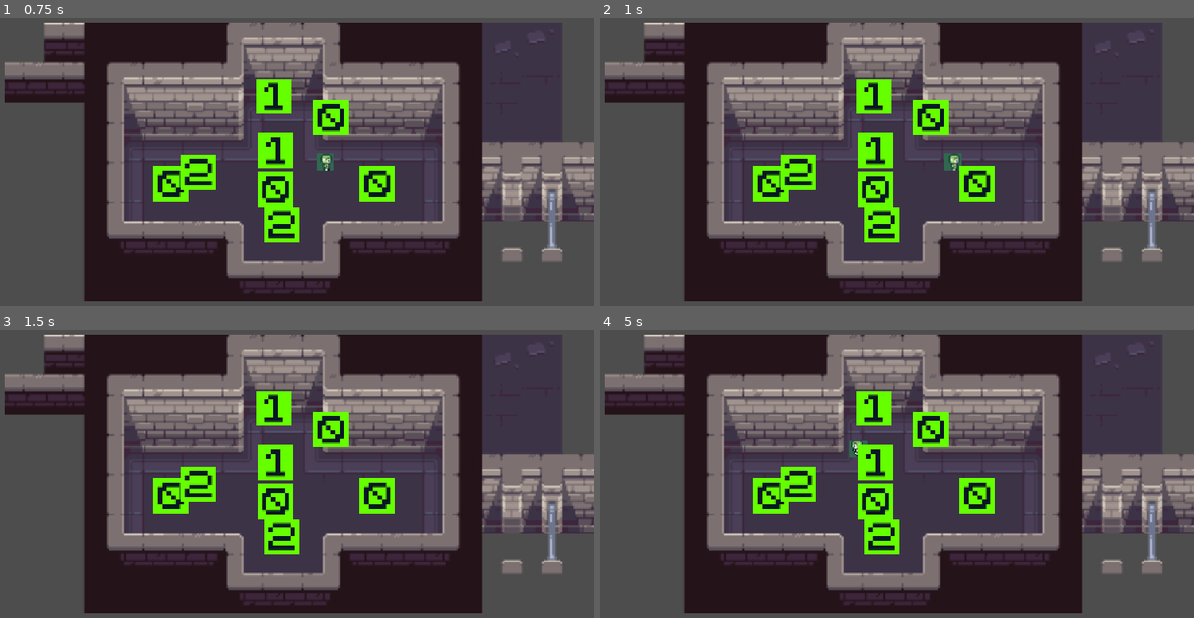
Above: before the commit, frames 1-4 (two rows, left to right).
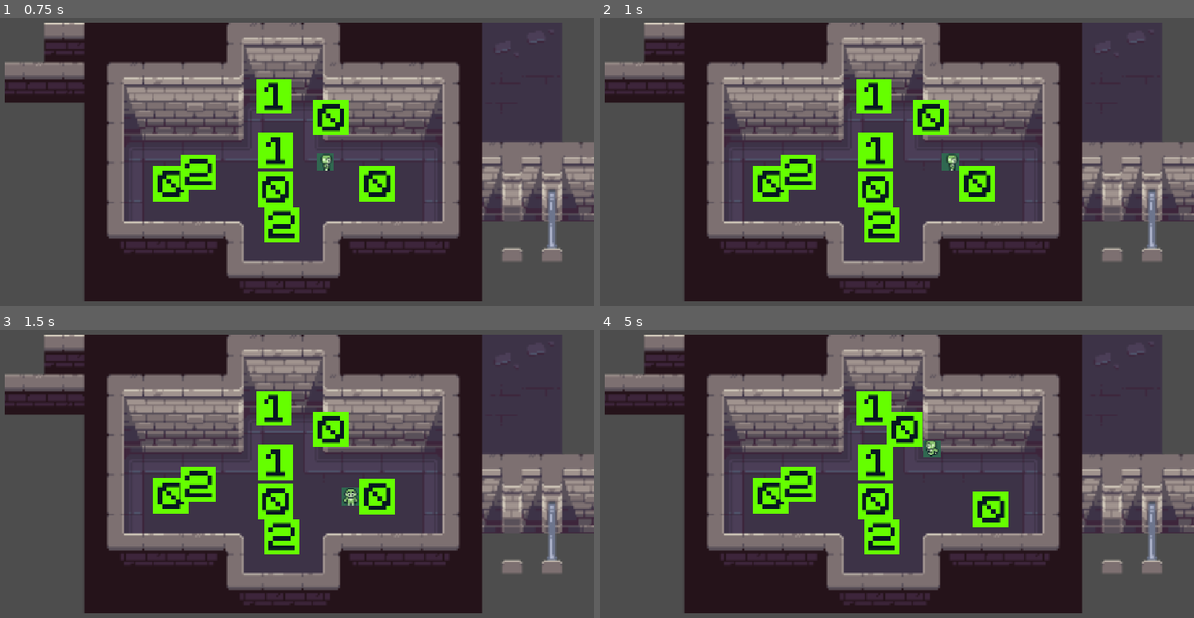
Above: after the commit, the same moments.

Repository: FabricioCrv/fractal-kingdom
Game: Godot game, scene res://Cenas/fase_1.tscn
The game is run twice, just before and just after one commit, with the same random seed, the same clock (stepped at 60 frames per second) and the same inputs. This scene is started directly instead of the project's main scene.
Inputs (mouse positions are in pixels of both pictures, inside the frame that each line leads up to):
- Up to frame 1 (0.75 s): tap Enter at 0.5 s; move the mouse to (415, 144) at 0.52 s; hold Right (right) from 0.53 s (still down); click (415, 144) at 0.67 s
- Up to frame 2 (1 s): keep holding Right (right)
- Up to frame 3 (1.5 s): move the mouse to (148, 491) at 1.27 s; release Right (right) at 1.28 s; hold Down (down) from 1.28 s (still down)
- Up to frame 4 (5 s): move the mouse to (938, 396) at 2.02 s; release Down (down) at 2.03 s; hold Right (right) 2.03-2.78 s; move the mouse to (843, 546) at 2.77 s; hold Up (up) 2.78-3.53 s; click (843, 546) at 2.92 s; move the mouse to (1069, 528) at 3.52 s; hold Left (left) from 3.53 s (still down); move the mouse to (683, 419) at 4.27 s

Frame 1 is identical in both runs. In frame 2, 0.1% of the frame differs, in the area x 57-61%, y 46-54%; in frame 3, 0.3%; in frame 4, 2.4%, in the area x 41-69%, y 28-69%.

Commit message:
adicionando o slot para colocar um número para formar frações

Diff:
--- a/Cenas/bloco_numero.tscn
+++ b/Cenas/bloco_numero.tscn
@@ -10,6 +10,7 @@
 collision_layer = 4
 collision_mask = 3
 script = ExtResource("1_q5yro")
+pushable = true
 maxPushes = 0
 
 [node name="Sprite2D" type="Sprite2D" parent="." unique_id=1876150052]
@@ -17,7 +18,6 @@
 
 [node name="CollisionShape2D" type="CollisionShape2D" parent="." unique_id=1983728072]
 shape = SubResource("RectangleShape2D_fk6tw")
-disabled = true
 
 [node name="RayCast2D" type="RayCast2D" parent="." unique_id=546637818]
 target_position = Vector2(0, 49)
--- /dev/null
+++ b/Cenas/encaixe_numero.gd
@@ -0,0 +1,85 @@
+extends Area2D
+class_name EncaixeNumero
+
+## Número esperado neste encaixe (ex: 3 para o numerador, 4 para o denominador)
+@export var numero_esperado: int = 0
+
+## AudioStreamPlayer2D para o som de encaixe
+@onready var audio_player: AudioStreamPlayer2D = $AudioStreamPlayer2D
+
+## Sprite ou nó visual do encaixe (anel/contorno)
+@onready var sprite_encaixe: Sprite2D = $SpriteEncaixe
+
+## Label que mostra o número esperado no cenário
+@onready var label_esperado: Label = $NumeroEsperado
+
+## Se o encaixe já está preenchido
+var esta_preenchido: bool = false
+
+## Referência ao bloco que está encaixado
+var bloco_encaixado: BlocoNumero = null
+
+## Emitido quando um bloco correto encaixa
+signal bloco_encaixado_correto(encaixe: EncaixeNumero, bloco: BlocoNumero)
+
+## Emitido quando um bloco é removido do encaixe
+signal bloco_removido(encaixe: EncaixeNumero)
+
+
+func _ready() -> void:
+	add_to_group("encaixes")
+	label_esperado.text = str(numero_esperado)
+
+
+
+## Chamado pelo BlocoNumero em _atualizar_z_index, ou pelo próprio bloco ao terminar animação.
+## Verifica se o bloco que chegou perto é o número correto.
+func verificar_bloco_proximo(bloco: BlocoNumero) -> void:
+	if esta_preenchido:
+		return
+
+	# Checa se o valor do bloco bate com o esperado
+	if bloco.get("valor") == numero_esperado:
+		_encaixar(bloco)
+
+
+## Lógica de encaixe bem-sucedido
+func _encaixar(bloco: BlocoNumero) -> void:
+	esta_preenchido = true
+	bloco_encaixado = bloco
+
+	# Trava o bloco no centro do encaixe
+	bloco.pushable = false
+	var tween = get_tree().create_tween()
+	tween.tween_property(bloco, "global_position", global_position, 0.15)
+
+	# Som de encaixe
+	if audio_player and audio_player.stream:
+		audio_player.play()
+
+	# Esconde o label de dica
+	label_esperado.visible = false
+
+	emit_signal("bloco_encaixado_correto", self, bloco)
+
+
+## Permite desencaixar (opcional — remova se não quiser)
+func desencaixar() -> void:
+	if not esta_preenchido:
+		return
+	if bloco_encaixado:
+		bloco_encaixado.pushable = true
+	bloco_encaixado = null
+	esta_preenchido = false
+	label_esperado.visible = true
+
+	emit_signal("bloco_removido", self)
+
+
+## Retorna true se o encaixe está cheio com o bloco certo
+func esta_correto() -> bool:
+	return esta_preenchido
+
+
+func _draw() -> void:
+	draw_arc(Vector2.ZERO, 14, 0, TAU, 32, Color(1.0, 0.0, 0.0, 0.8), 3.0)
--- /dev/null
+++ b/Cenas/encaixe_numero.tscn
@@ -0,0 +1,26 @@
+[gd_scene format=3 uid="uid://q25d7l7tdxj8"]
+
+[ext_resource type="Script" uid="uid://chym5aseug2j6" path="res://Cenas/encaixe_numero.gd" id="1_mg6cd"]
+[ext_resource type="AudioStream" uid="uid://bjtmwtpn8g7u7" path="res://Assets/undertale_sfx/snd_impact.wav" id="2_2cxda"]
+
+[sub_resource type="CircleShape2D" id="CircleShape2D_etylw"]
+radius = 14.0
+
+[node name="EncaixeNumero" type="Area2D" unique_id=998002221]
+script = ExtResource("1_mg6cd")
+
+[node name="CollisionShape2D" type="CollisionShape2D" parent="." unique_id=1783404276]
+shape = SubResource("CircleShape2D_etylw")
+
+[node name="NumeroEsperado" type="Label" parent="." unique_id=145212960]
+offset_left = -32.0
+offset_top = -13.0
+offset_right = 34.0
+offset_bottom = 10.0
+horizontal_alignment = 1
+vertical_alignment = 1
+
+[node name="Sprite2D" type="Sprite2D" parent="." unique_id=1441674948]
+
+[node name="AudioStreamPlayer2D" type="AudioStreamPlayer2D" parent="." unique_id=1991232350]
+stream = ExtResource("2_2cxda")
--- a/Cenas/player.tscn
+++ b/Cenas/player.tscn
@@ -171,6 +171,7 @@
 stream = ExtResource("3_5p0qj")
 
 [node name="InteractionTimer" type="Timer" parent="." unique_id=297860698]
+wait_time = 0.5
 one_shot = true
 
 [connection signal="timeout" from="InteractionTimer" to="." method="_on_interaction_timer_timeout"]
--- a/Cenas/teste_blocos.tscn
+++ b/Cenas/teste_blocos.tscn
@@ -3,7 +3,8 @@
 [ext_resource type="Texture2D" uid="uid://dydjj3go484pa" path="res://Assets/Levels/decor.png" id="1_t2i0p"]
 [ext_resource type="Texture2D" uid="uid://b1hk44o08nt6f" path="res://Assets/Levels/usables.png" id="2_geot2"]
 [ext_resource type="PackedScene" uid="uid://44m4dehlkxha" path="res://Cenas/player.tscn" id="3_4s8sx"]
-[ext_resource type="PackedScene" uid="uid://up4f54curavq" path="res://Cenas/bloco_numero.tscn" id="4_geot2"]
+[ext_resource type="PackedScene" uid="uid://caunmrvdi7jru" path="res://Cenas/bloco_numero.tscn" id="4_geot2"]
+[ext_resource type="PackedScene" uid="uid://q25d7l7tdxj8" path="res://Cenas/encaixe_numero.tscn" id="5_4s8sx"]
 
 [sub_resource type="TileSetAtlasSource" id="TileSetAtlasSource_j3ox1"]
 texture = ExtResource("1_t2i0p")
@@ -12603,10 +12604,13 @@
 tile_map_data = PackedByteArray("AAANAP//AQBfAEAAAAANAAAAAQBfAEEAAAANAAEAAQBfAEIAAAANAAIAAQBgAD8AAAANAAMAAQBgAEAAAAANAA …(56000 unchanged characters)…
 tile_set = SubResource("TileSet_w257l")
 
+[node name="BlocoNumero" parent="." unique_id=465301378 instance=ExtResource("4_geot2")]
+z_as_relative = false
+position = Vector2(503, 286)
+maxPushes = 1
+
 [node name="Player" parent="." unique_id=1135241088 instance=ExtResource("3_4s8sx")]
 position = Vector2(525, 400)
 
-[node name="BlocoNumero" parent="." unique_id=465301378 instance=ExtResource("4_geot2")]
-position = Vector2(496, 268)
-pushable = true
-maxPushes = 1
+[node name="EncaixeNumero" parent="." unique_id=998002221 instance=ExtResource("5_4s8sx")]
+position = Vector2(508, 188)
--- a/bloco_numero.gd
+++ b/bloco_numero.gd
@@ -3,26 +3,43 @@
 
 @onready var ray_cast_2d: RayCast2D = $RayCast2D
 
+## Valor numérico deste bloco (ex: 3 para o numerador "3")
+@export var valor: int = 0
+
 @export var pushable := false
 @export var maxPushes := -1
+var currentPushCount = 0
 
-
-var currentPushCount = 0
 
 func _ready() -> void:
 	ray_cast_2d.enabled = pushable
 
 
 func push_block(direction):
-	ray_cast_2d.target_position = direction * 16
+	ray_cast_2d.target_position = direction * 25
 	ray_cast_2d.force_raycast_update()
 
-	if not pushable or ray_cast_2d.is_colliding(): return
+	if not pushable or ray_cast_2d.is_colliding():
+		return
 
-	_move_animation(global_position + direction * 16)
+	_move_animation(global_position + direction * 25)
+	currentPushCount += 1
 
-	currentPushCount += 1
 
 func _move_animation(targetPosition):
 	var tween = get_tree().create_tween()
 	tween.tween_property(self, "global_position", targetPosition, 0.5)
+	tween.tween_callback(_verificar_encaixe)
+
+
+func _verificar_encaixe() -> void:
+	# Ajusta z_index se estiver sobre um encaixe
+	var encaixes = get_tree().get_nodes_in_group("encaixes")
+	for encaixe in encaixes:
+		if encaixe.global_position.distance_to(global_position) < 16:
+			z_index = encaixe.z_index + 1
+			# Notifica o encaixe para verificar se este bloco é o correto
+			if encaixe.has_method("verificar_bloco_proximo"):
+				encaixe.verificar_bloco_proximo(self)
+			return
+	z_index = 0
--- a/project.godot
+++ b/project.godot
@@ -48,6 +48,7 @@
 2d_physics/layer_2="wall"
 2d_physics/layer_3="block"
 2d_physics/layer_4="goal"
+2d_physics/layer_5="slot_fraction"
 
 [physics]
 
Not shown: 1 places in Cenas/bloco_numero.tscn that only renumber resources
Not shown, added: Cenas/encaixe_numero.gd.uid
